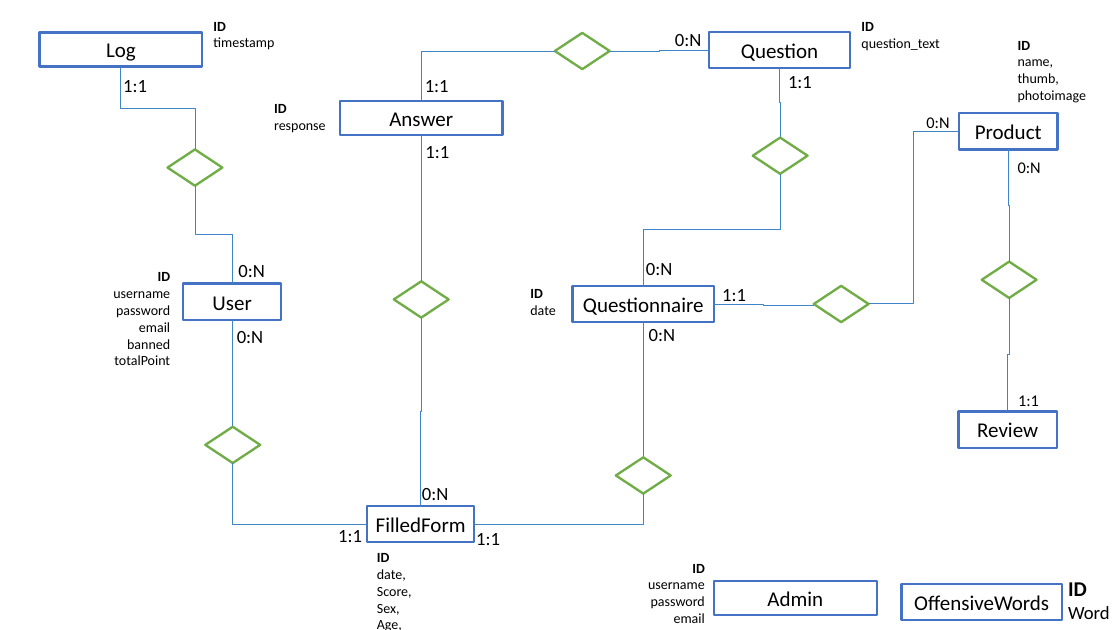
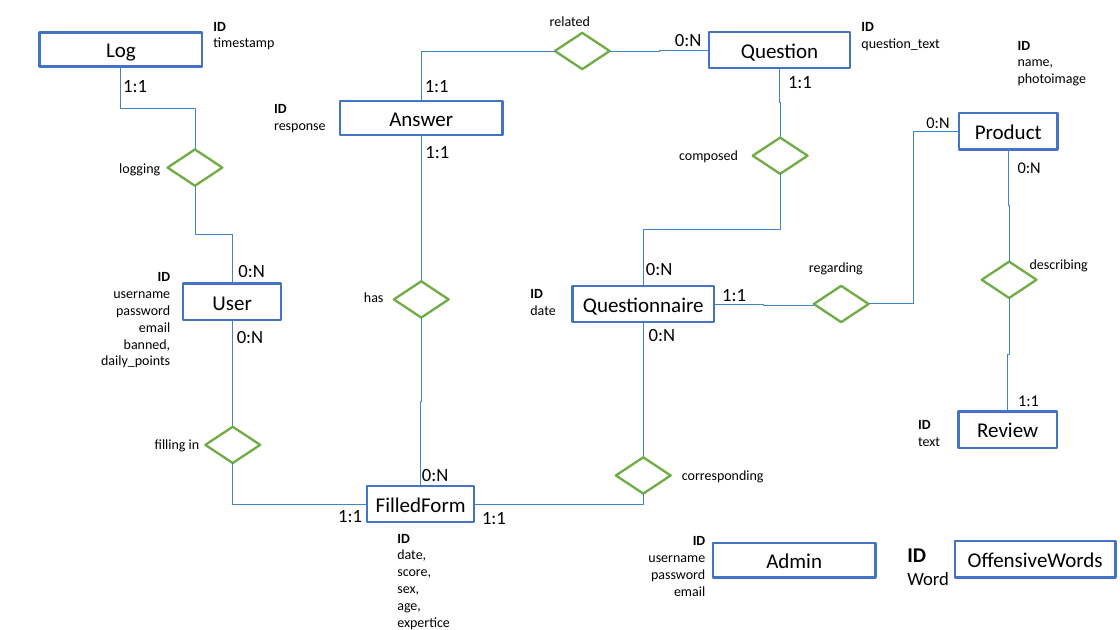
Before and after one commit to LudovicoRighi/EasyReview, a slide deck: slide 3 of PROJECT.pptx (slide 4 before the commit). Drawn at 1120x630 pixels with LibreOffice and Linux fonts; fonts in the diff are those of the drawing. Boxes give left, top, right and bottom in pixels: in the first picture for what was removed or moved away, otherwise in the second. Text is boxed around its words. In the diff, an @@ line names an element or a change of style, - is before the commit and + after.

Commit message:
presentazione

```diff
--- a/PROJECT.pptx
+++ b/PROJECT.pptx
@@ text added at bbox=[550, 16, 590, 26], 12 pt, text #000000 @@
+related
@@ text at bbox=[1018, 73, 1059, 85]: paragraph removed @@
-thumb,
@@ text added at bbox=[119, 163, 160, 176], 12 pt, text #000000 @@
+logging
@@ text added at bbox=[679, 150, 738, 163], 12 pt, text #000000 @@
+composed
@@ text "ID": place and size @@
-text "ID" at bbox=[113, 272, 171, 365]
+text "ID" at bbox=[101, 272, 171, 368]
@@ text added at bbox=[809, 262, 863, 275], 12 pt, text #000000 @@
+regarding
@@ text added at bbox=[1030, 259, 1088, 272], 12 pt, text #000000 @@
+describing
@@ text added at bbox=[364, 292, 384, 302], 12 pt, text #000000 @@
+has
@@ elbow line moved from (422, 318) - (421, 506) to (422, 318) - (421, 486) @@
@@ text at bbox=[101, 339, 171, 368]: text changed @@
-banned
-totalPoint
+banned,
+daily_points
@@ text added at bbox=[155, 439, 200, 452], 12 pt, text #000000 @@
+filling in
@@ text added at bbox=[918, 420, 940, 446], 12 pt, text #000000 @@
+ID
+text
@@ elbow line moved from (233, 463) - (367, 524) to (233, 463) - (367, 504) @@
@@ text added at bbox=[682, 470, 764, 483], 12 pt, text #000000 @@
+corresponding
@@ 2 texts, 1 rectangle: place and size @@
-2 texts, 1 rectangle at bbox=[338, 488, 475, 542]
+2 texts, 1 rectangle at bbox=[338, 469, 475, 523]
@@ text "1:1": place and size @@
-text "1:1" at bbox=[476, 533, 500, 545]
+text "1:1" at bbox=[482, 512, 506, 524]
@@ elbow line moved from (644, 494) - (475, 524) to (644, 494) - (475, 504) @@
@@ text "ID": place and size @@
-text "ID" at bbox=[377, 553, 412, 630]
+text "ID" at bbox=[397, 534, 450, 630]
@@ text "ID": place and size @@
-text "ID" at bbox=[648, 564, 705, 623]
+text "ID" at bbox=[648, 536, 706, 596]
@@ text "ID": place and size @@
-text "ID" at bbox=[1068, 582, 1110, 619]
+text "ID" at bbox=[907, 548, 949, 585]
@@ text at bbox=[397, 569, 431, 613]: text changed @@
-Score,
-Sex,
-Age,
+score,
+sex,
+age,
@@ rectangle "Admin": place and size @@
-rectangle "Admin" at bbox=[714, 581, 877, 616]
+rectangle "Admin" at bbox=[713, 544, 876, 578]
@@ rectangle "OffensiveWords": place and size @@
-rectangle "OffensiveWords" at bbox=[902, 584, 1062, 620]
+rectangle "OffensiveWords" at bbox=[955, 541, 1116, 577]
```
Also in this commit, not shown: 20 slides added, 4 slides removed, 6 other files.
